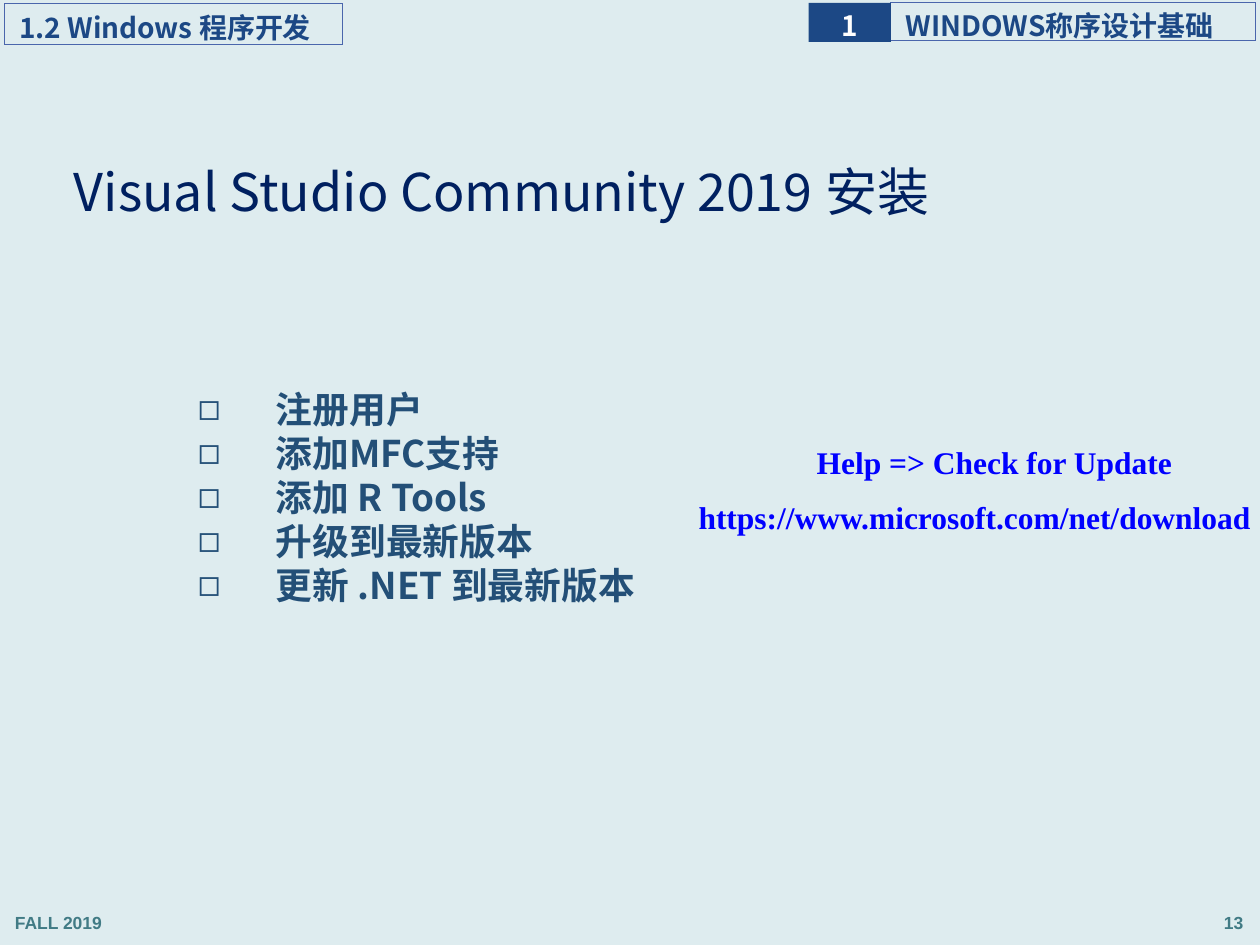
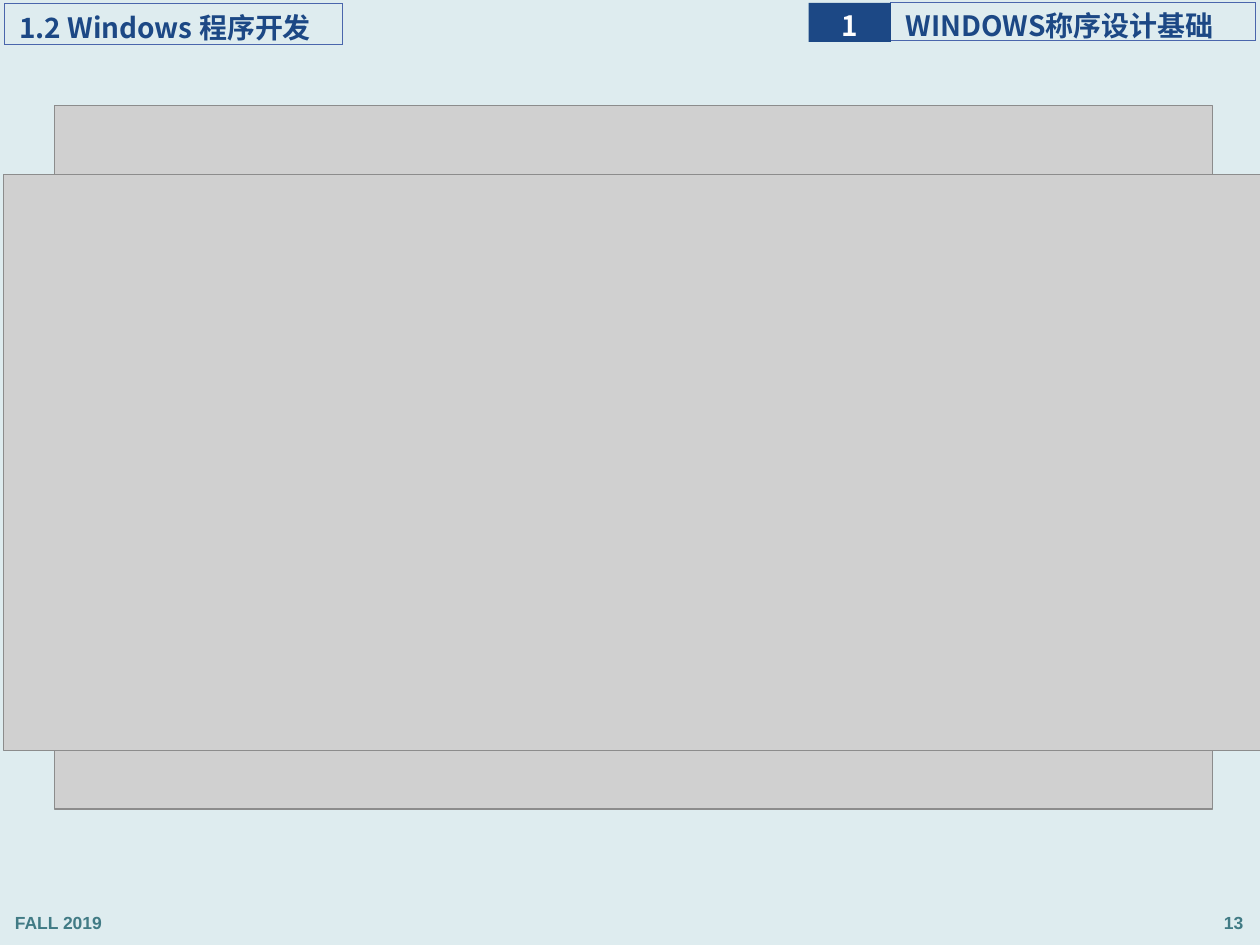
Before and after one commit to programming-windows/ppt, a slide deck: slide 13 of programmingWindows_1.pptx. Drawn at 1260x945 pixels with LibreOffice and Linux fonts; fonts in the diff are those of the drawing; grey boxes stand for pictures. Boxes give left, top, right and bottom in pixels: in the first picture for what was removed or moved away, otherwise in the second. Text is boxed around its words. In the diff, an @@ line names an element or a change of style, - is before the commit and + after.

```diff
--- a/programmingWindows_1.pptx
+++ b/programmingWindows_1.pptx
@@ picture added at (54, 106, 1212, 809) @@
@@ picture added at (4, 175, 1260, 751) @@
@@ title removed at (74, 167, 929, 223) @@
-Visual Studio Community 2019 安装
@@ text removed at (276, 391, 635, 603) @@
-◻ 注册用户
-◻ 添加MFC支持
-◻ 添加 R Tools
-◻ 升级到最新版本
-◻ 更新 .NET 到最新版本
@@ text removed at (817, 452, 1172, 480) @@
-Help => Check for Update
@@ text removed at (699, 507, 1251, 535) @@
-https://www.microsoft.com/net/download
```
Also in this commit, not shown: 17 other slides changed, 5 slides added.
